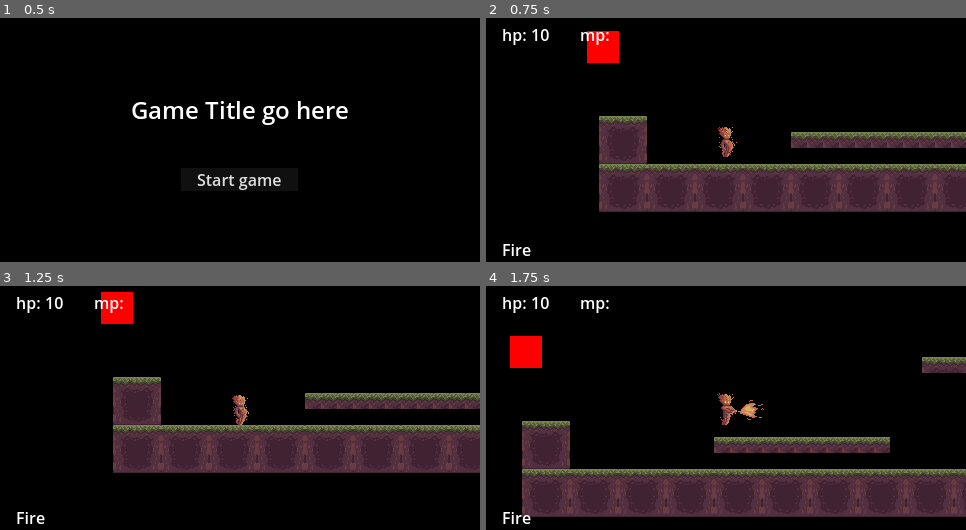
Above: before the commit, frames 1-4 (two rows, left to right).
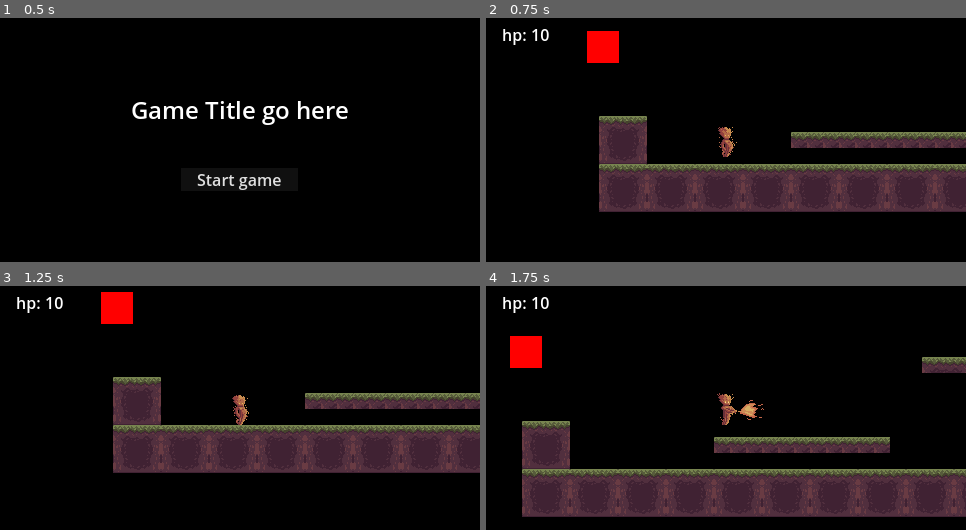
Above: after the commit, the same moments.

Repository: Enweave/pj16
Game: Godot game, scene res://Levels/System/main_menu_level.tscn
The game is run twice, just before and just after one commit, with the same random seed, the same clock (stepped at 60 frames per second) and the same inputs.
Inputs (mouse positions are in pixels of both pictures, inside the frame that each line leads up to):
- Up to frame 1 (0.5 s): no input
- Up to frame 2 (0.75 s): click "Start game" at 0.5 s
- Up to frame 3 (1.25 s): no input
- Up to frame 4 (1.75 s): tap Enter at 1.25 s; move the mouse to (831, 395) at 1.27 s; hold D (input_MoveRight) from 1.28 s (still down); tap J (input_Fire) at 1.35 s; click (831, 395) at 1.42 s; tap Space (input_Jump) at 1.52 s

Frame 1 is identical in both runs. In frame 2, 0.3% of the frame differs, in the area x 3-26%, y 5-98%; in frame 3, 0.3%; in frame 4, 0.3%.

Commit message:
lil cleanup

Diff:
--- a/Common/Framework/character_with_health.gd
+++ b/Common/Framework/character_with_health.gd
@@ -15,5 +15,4 @@
 
 
 func _on_damage_fx(_amount: float, _element: Constants.Elements = Constants.Elements.None) -> void:
-    print("Damage FX", _amount, _element)
     FlowControllerAutoload.add_fx_to_level(FX_Helper.FX_TYPE.DEFAULT_IMPACT, global_position)
--- a/UI/ingame_ui.tscn
+++ b/UI/ingame_ui.tscn
@@ -20,6 +20,7 @@
 grow_vertical = 2
 
 [node name="InventoryContainer" type="HBoxContainer" parent="MarginContainer"]
+visible = false
 layout_mode = 2
 size_flags_horizontal = 0
 size_flags_vertical = 8
@@ -46,6 +47,7 @@
 layout_mode = 2
 
 [node name="MPContatiner" type="HBoxContainer" parent="MarginContainer/HBoxContainer2"]
+visible = false
 layout_mode = 2
 size_flags_horizontal = 0
 size_flags_vertical = 0
